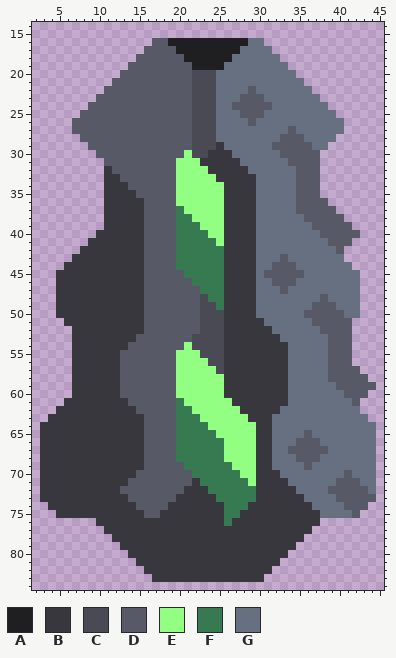
Two versions of one sprite sheet, assets/sprites/units/ballistic-cannon.png. The first picture shows the starting point.
The file is 48x96 pixels. Shown: x 2..45, y 14..84.
Palette (. is transparent): A #1f1e21  B #37373d  C #494a54  D #575a66  E #93ff82  F #377a51  G #667080
Pixels before, first column x 3:
16 ..............DDAAAAAAAAAAGG..............
17 .............DDDDAAAAAAAAGGGG.............
18 ............DDDDDDAAAAAAGGGGGG............
19 ...........DDDDDDDDAAAAGGGGGGGG...........
20 ..........DDDDDDDDDCCCGGGGGGGGGG..........
21 .........DDDDDDDDDDCCCGGGGGGGGGGG.........
22 ........DDDDDDDDDDDCCCGGGGDGGGGGGG........
23 .......DDDDDDDDDDDDCCCGGGDDDGGGGGGG.......
24 ......DDDDDDDDDDDDDCCCGGDDDDDGGGGGGG......
25 .....DDDDDDDDDDDDDDCCCGGGDDDGGGGGGGGG.....
26 ....DDDDDDDDDDDDDDDCCCGGGGDGGGGGGGGGGG....
27 ....DDDDDDDDDDDDDDDCCCGGGGGGGGGDGGGGGG....
28 .....DDDDDDDDDDDDDDCCCGGGGGGGGDDDGGGG.....
29 ......DDDDDDDDDDDDDCCCBGGGGGGDDDDDGG......
30 .......DDDDDDDDDDDECCBBBGGGGGGDDDDD.......
31 ........DDDDDDDDDEEEBBBBBGGGGGGDDDD.......
32 ........BDDDDDDDDEEEEBBBBBGGGGGGDDD.......
33 ........BBDDDDDDDEEEEEBBBBBGGGGGDDD.......
34 ........BBBDDDDDDEEEEEEBBBBGGGGGDDD.......
35 ........BBBBDDDDDEEEEEEBBBBGGGGGDDD.......
36 ........BBBBBDDDDEEEEEEBBBBGGGGGDDDD......
37 ........BBBBBDDDDFEEEEEBBBBGGGGGDDDDD.....
38 ........BBBBBDDDDFFEEEEBBBBGGGGGGDDDDD....
39 ........BBBBBDDDDFFFEEEBBBBGGGGGGGDDDDD...
40 .......BBBBBBDDDDFFFFEEBBBBGGGGGGGGDDDDD..
41 ......BBBBBBBDDDDFFFFFEBBBBGGGGGGGGGDDD...
42 .....BBBBBBBBDDDDFFFFFFBBBBGGGGGGGGGGD....
43 ....BBBBBBBBBDDDDFFFFFFBBBBGGGDGGGGGGG....
44 ...BBBBBBBBBBDDDDFFFFFFBBBBGGDDDGGGGGGG...
45 ..BBBBBBBBBBBDDDDDFFFFFBBBBGDDDDDGGGGGGG..
46 ..BBBBBBBBBBBDDDDDDFFFFBBBBGGDDDGGGGGGGG..
47 ..BBBBBBBBBBBDDDDDDDFFFBBBBGGGDGGGGGGGGG..
48 ..BBBBBBBBBBBDDDDDDDCFFBBBBGGGGGGGGDGGGG..
49 ..BBBBBBBBBBBDDDDDDDCCFBBBBGGGGGGGDDDGGG..
50 ..BBBBBBBBBBBDDDDDDDCCCBBBBGGGGGGDDDDDGG..
51 ...BBBBBBBBBBDDDDDDDCCCBBBBBGGGGGGDDDDD...
52 ....BBBBBBBBBDDDDDDDCCCBBBBBBGGGGGGDDDD...
53 ....BBBBBBBBDDDDDDDCCCCBBBBBBBGGGGGGDDD...
54 ....BBBBBBBDDDDDDDECCCCBBBBBBBBGGGGGDDD...
55 ....BBBBBBDDDDDDDEEECCCBBBBBBBBGGGGGDDD...
56 ....BBBBBBDDDDDDDEEEECCBBBBBBBBGGGGGDDD...
57 ....BBBBBBDDDDDDDEEEEECBBBBBBBBGGGGGDDDD..
58 ....BBBBBBDDDDDDDEEEEEEBBBBBBBBGGGGGDDDDD.
59 ....BBBBBBDDDDDDDEEEEEEBBBBBBBBGGGGGGDDDDD
60 ....BBBBBBDDDDDDDEEEEEEBBBBBBBBGGGGGGGDDD.
61 ...BBBBBBBBDDDDDDFEEEEEEBBBBBBBGGGGGGGGD..
62 ..BBBBBBBBBBDDDDDFFEEEEEEBBBBBGGGGGGGGGG..
63 .BBBBBBBBBBBBDDDDFFFEEEEEEBBBGGGGGGGGGGGG.
64 BBBBBBBBBBBBBDDDDFFFFEEEEEEBBGGGGGGGGGGGGG
65 BBBBBBBBBBBBBDDDDFFFFFEEEEEBBGGGGDGGGGGGGG
66 BBBBBBBBBBBBBDDDDFFFFFFEEEEBBGGGDDDGGGGGGG
67 BBBBBBBBBBBBBDDDDFFFFFFEEEEBBGGDDDDDGGGGGG
68 BBBBBBBBBBBBBDDDDFFFFFFEEEEBBGGGDDDGGGGGGG
69 BBBBBBBBBBBBBDDDDDFFFFFFEEEBBGGGGDGGGGGGGG
70 BBBBBBBBBBBBDDDDDDDFFFFFFEEBBBGGGGGGGGDGGG
71 BBBBBBBBBBBDDDDDDDDBFFFFFFEBBBBGGGGGGDDDGG
72 BBBBBBBBBBDDDDDDDDBBBFFFFFFBBBBBGGGGDDDDDG
73 BBBBBBBBBBBDDDDDDBBBBBFFFFFBBBBBBGGGGDDDDD
74 .BBBBBBBBBBBDDDDBBBBBBBFFFBBBBBBBBGGGGDDD.
75 ..BBBBBBBBBBBDDBBBBBBBBFFBBBBBBBBBBGGGGD..
76 .......BBBBBBBBBBBBBBBBFBBBBBBBBBBB.......
77 ........BBBBBBBBBBBBBBBBBBBBBBBBBB........
78 .........BBBBBBBBBBBBBBBBBBBBBBBB.........
79 ..........BBBBBBBBBBBBBBBBBBBBBB..........
80 ...........BBBBBBBBBBBBBBBBBBBB...........
81 ............BBBBBBBBBBBBBBBBBB............
82 .............BBBBBBBBBBBBBBBB.............
83 ..............BBBBBBBBBBBBBB..............
Now the later version:
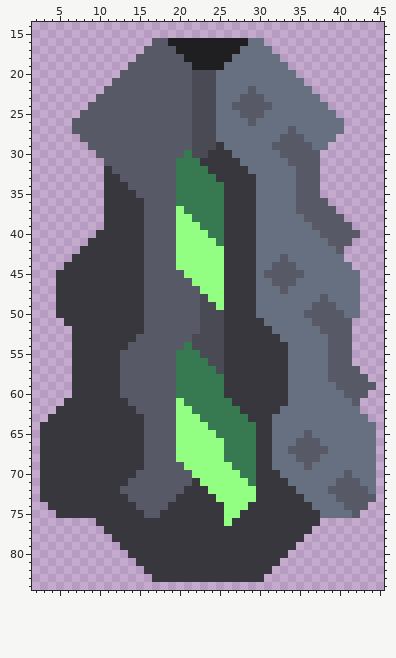
From old to new:
colour E: #93ff82 -> #377a51
colour F: #377a51 -> #93ff82
Pixel boxes of the changes (left, top, right, bottom) in both pictures:
changed: (176, 150, 224, 310)
changed: (176, 342, 256, 526)
